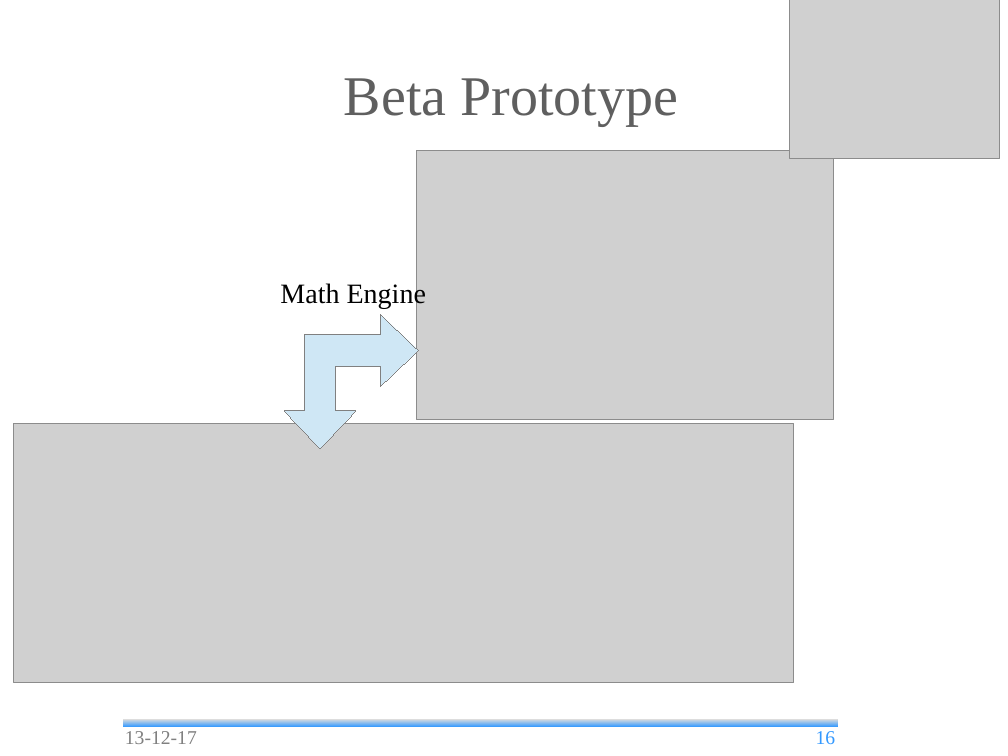
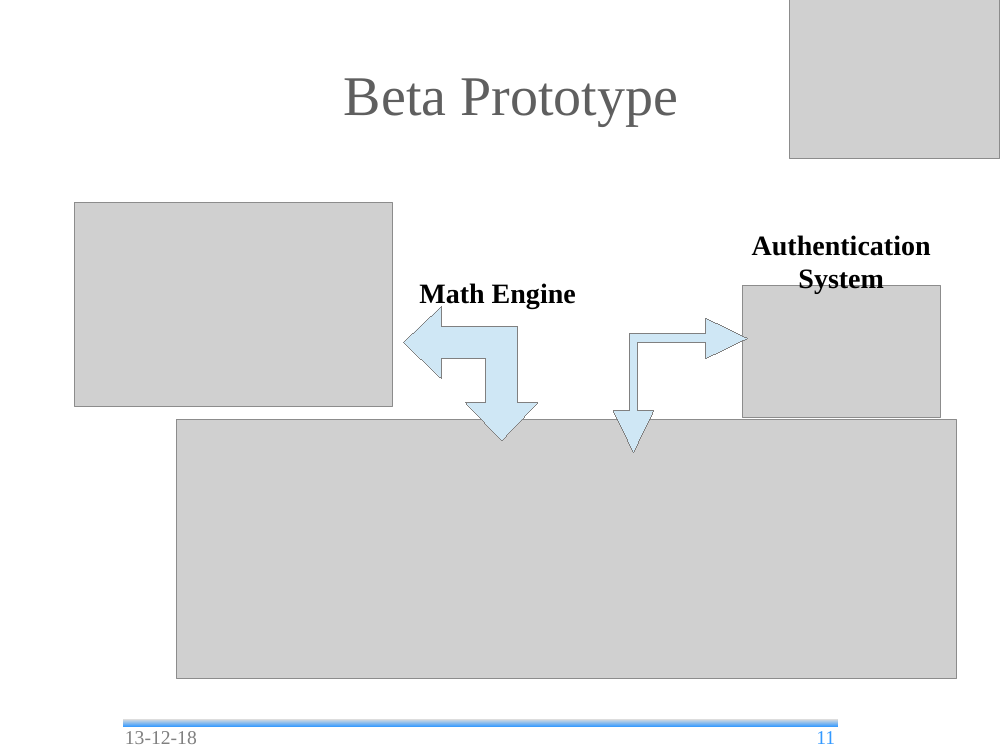
Before and after one commit to andrea-bottoli/DSD, a slide deck: slide 11 of Documentation/Presentations/Beta_Prototype.odp (slide 16 before the commit). Drawn at 1008x756 pixels with LibreOffice and Linux fonts; fonts in the diff are those of the drawing; grey boxes stand for pictures; background and template pictures are left out. Boxes give left, top, right and bottom in pixels: in the first picture for what was removed or moved away, otherwise in the second. Text is boxed around its words. In the diff, an @@ line names an element or a change of style, - is before the commit and + after.

Commit message:
Updated Presentation & Images

```diff
--- a/Documentation/Presentations/Beta_Prototype.odp
+++ b/Documentation/Presentations/Beta_Prototype.odp
@@ picture: place and size @@
-picture at bbox=[416, 151, 834, 419]
+picture at bbox=[75, 203, 392, 407]
@@ text added at bbox=[752, 235, 931, 294], 20 pt, text #000000, bold @@
+Authentication System
@@ text "Math Engine": place and size @@
-text "Math Engine" at bbox=[280, 281, 426, 308]
+text "Math Engine" at bbox=[419, 283, 576, 308]
@@ text "Math Engine" at bbox=[419, 283, 576, 308]: bold on @@
@@ picture added at bbox=[742, 285, 940, 417] @@
@@ freeform shape: place and size @@
-freeform shape at bbox=[284, 314, 418, 449]
+freeform shape at bbox=[403, 306, 537, 440]
@@ freeform shape added at bbox=[614, 319, 748, 453], fill #CFE7F5, outline #808080 0 pt @@
@@ picture: place and size @@
-picture at bbox=[14, 423, 794, 682]
+picture at bbox=[176, 419, 957, 678]
@@ text at bbox=[125, 731, 197, 744]: text changed @@
-13-12-17
+13-12-18
@@ page number at bbox=[816, 731, 835, 744]: text changed @@
-16
+11
```
Also in this commit, not shown: 14 other slides changed, 10 slides added, 5 slides removed, 8 other files.
